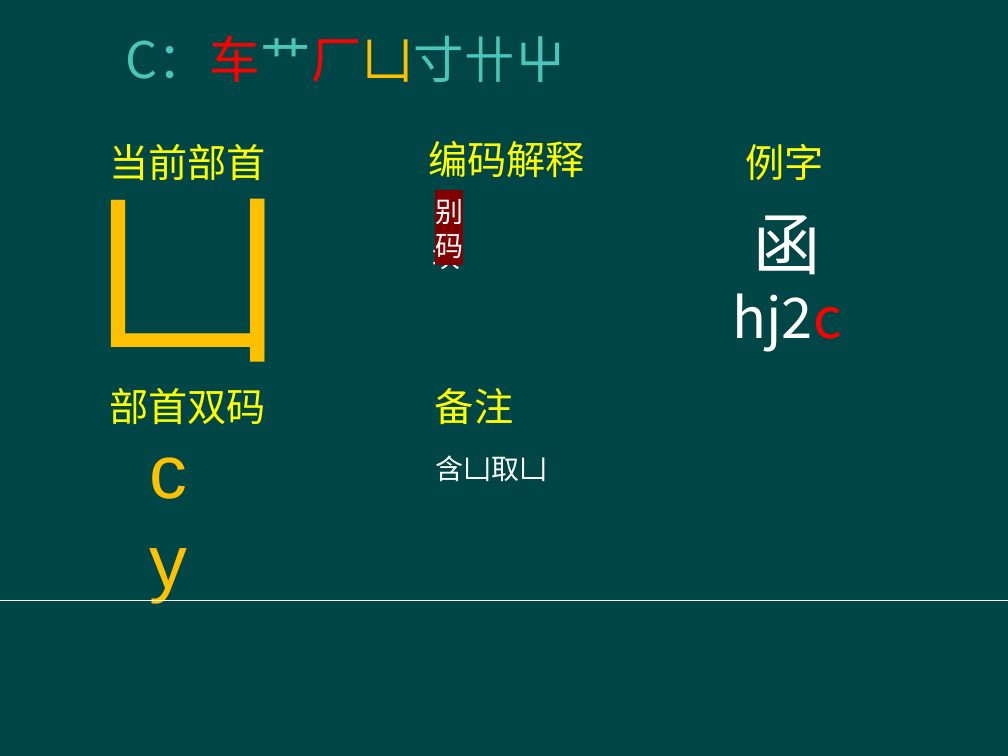
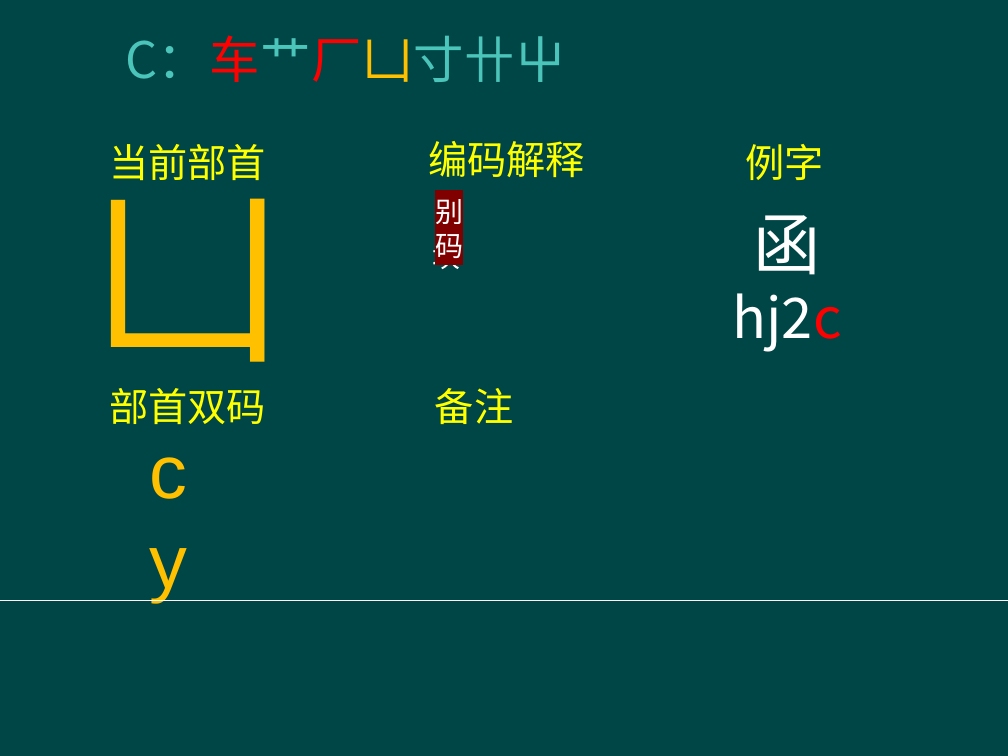
Before and after one commit to Amatiri/Elucidative-Chinese-IME, a slide deck: slide 16 of help/部首表.pptx. Drawn at 1008x756 pixels with LibreOffice and Linux fonts; fonts in the diff are those of the drawing; background and template pictures are left out. Boxes give left, top, right and bottom in pixels: in the first picture for what was removed or moved away, otherwise in the second. Text is boxed around its words. In the diff, an @@ line names an element or a change of style, - is before the commit and + after.

```diff
--- a/help/部首表.pptx
+++ b/help/部首表.pptx
@@ text removed at bbox=[435, 455, 547, 482] @@
-含凵取凵
```
Also in this commit, not shown: 1 other slide changed, 5 other files.
